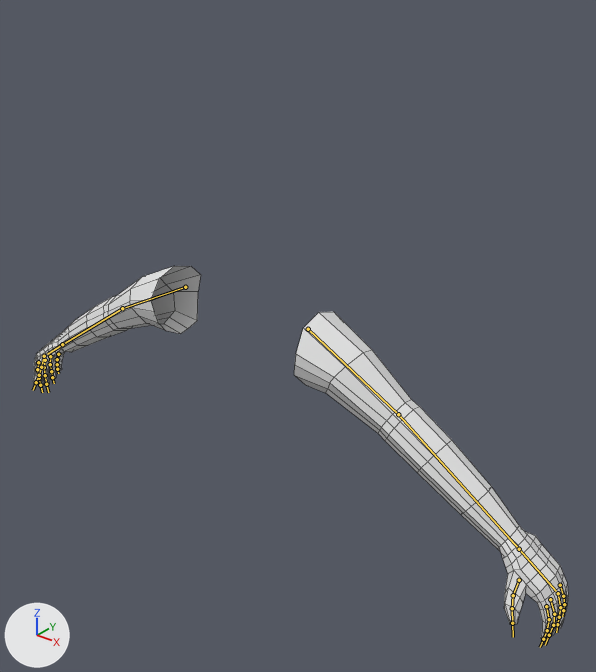
A saved change to the FBX model Assets/Models/human_viewmodel.fbx.
Before and after are seen from a 50 mm lens placed at (4.73, -5.17, 3.2), pointed at (0.78, -0.23, 0.14). Arrows for +X, +Y and +Z are at lower left; the lights stay in place. The bones that bend it are drawn over the model as lines. Mesh edges are drawn as thin lines.

In view in the first picture: 'EnemyMesh'.
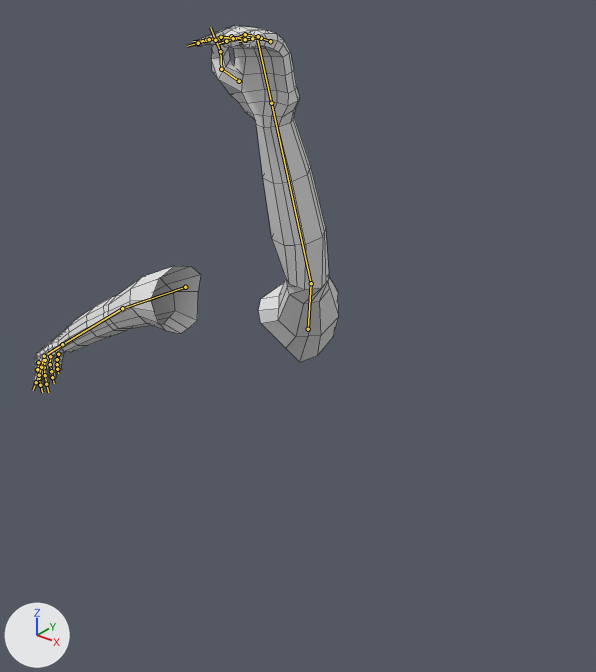
The newer file adds an action. The first version stands in its rest pose; the second is drawn at frame 1 of the action 'Armature|Climb'.

The change in detail:
Bone 'Upper_Arm.L' (bone_upper_arm_l) turns from (0, 0, 0) to (142, -24, -80) degrees about its own x, y and z.
Bone 'Lower_Arm.L' (bone_lower_arm_l) turns from (0, 0, 0) to (87, 62, 67) degrees about its own x, y and z.
Bone 'Little_Finger_Proximal.L' (bone_little_finger_proximal_l) turns from (0, 0, 0) to (0, 0, -29) degrees about its own x, y and z.
Bone 'Ring_Finger_Proximal.L' (bone_ring_finger_proximal_l) turns from (0, 0, 0) to (0, 0, -26) degrees about its own x, y and z.
Bone 'Middle_Finger_Proximal.L' (bone_middle_finger_proximal_l) turns from (0, 0, 0) to (0, 0, -28) degrees about its own x, y and z.
Bone 'Middle_Finger_Intermediate.L' (bone_middle_finger_intermediate_l) turns from (0, 0, 0) to (0, 0, 6) degrees about its own x, y and z.
Bone 'Middle_Finger_Distal.L' (bone_middle_finger_distal_l) turns from (0, 0, 0) to (0, 0, 13) degrees about its own x, y and z.
Bone 'Index_Finger_Proximal.L' (bone_index_finger_proximal_l) turns from (0, 0, 0) to (0, 0, -29) degrees about its own x, y and z.
Bone 'Index_Finger_Intermediate.L' (bone_index_finger_intermediate_l) turns from (0, 0, 0) to (0, 0, 8) degrees about its own x, y and z.
Bone 'Thumb_Proximal.L' (bone_thumb_proximal_l) turns from (0, 0, 0) to (23, -16, 23) degrees about its own x, y and z.
Bone 'Thumb_Intermediate.L' (bone_thumb_intermediate_l) turns from (0, 0, 0) to (-15, -18, 42) degrees about its own x, y and z.
Bone 'Thumb_Distal.L' (bone_thumb_distal_l) turns from (0, 0, 0) to (-37, 2, -16) degrees about its own x, y and z.

Pixel boxes (x1, y1, x2, y2) of what changed, in the pictures (596 x 672 px):
'EnemyMesh', posed (43% narrower): before (33, 266, 568, 641); after (33, 25, 339, 386)
bone 'Upper_Arm.L', root to tip: before (308, 329) to (398, 414); after (308, 329) to (311, 283)
bone 'Lower_Arm.L', root to tip: before (398, 414) to (519, 549); after (311, 283) to (271, 103)
bone 'Little_Finger_Proximal.L', root to tip: before (560, 585) to (563, 596); after (270, 41) to (261, 38)
bone 'Ring_Finger_Proximal.L', root to tip: before (558, 593) to (560, 607); after (258, 36) to (245, 34)
bone 'Middle_Finger_Proximal.L', root to tip: before (550, 599) to (554, 614); after (245, 39) to (231, 36)
bone 'Middle_Finger_Intermediate.L', root to tip: before (554, 614) to (553, 625); after (231, 36) to (219, 38)
bone 'Middle_Finger_Distal.L', root to tip: before (553, 625) to (549, 635); after (219, 38) to (206, 40)
bone 'Index_Finger_Proximal.L', root to tip: before (546, 606) to (549, 619); after (233, 38) to (221, 37)
bone 'Index_Finger_Intermediate.L', root to tip: before (549, 619) to (547, 630); after (221, 37) to (209, 39)
bone 'Thumb_Proximal.L', root to tip: before (519, 580) to (513, 595); after (239, 81) to (221, 69)
bone 'Thumb_Intermediate.L', root to tip: before (513, 595) to (512, 608); after (221, 69) to (220, 51)
bone 'Thumb_Distal.L', root to tip: before (512, 608) to (512, 623); after (220, 51) to (215, 40)
